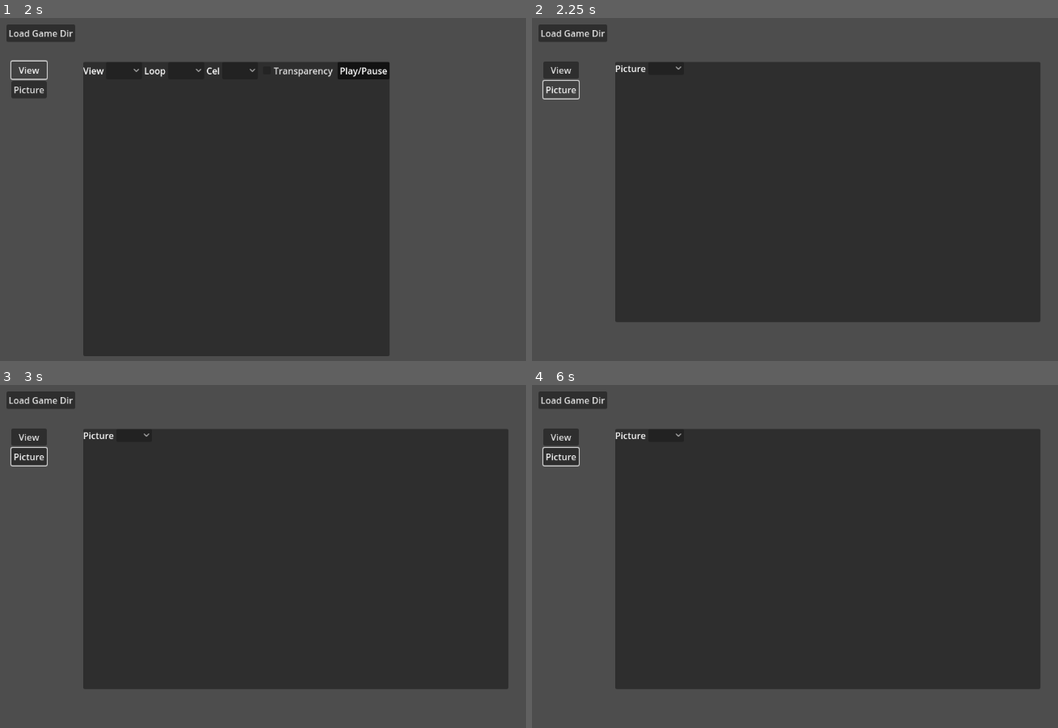
Above: before the commit, frames 1-4 (two rows, left to right).
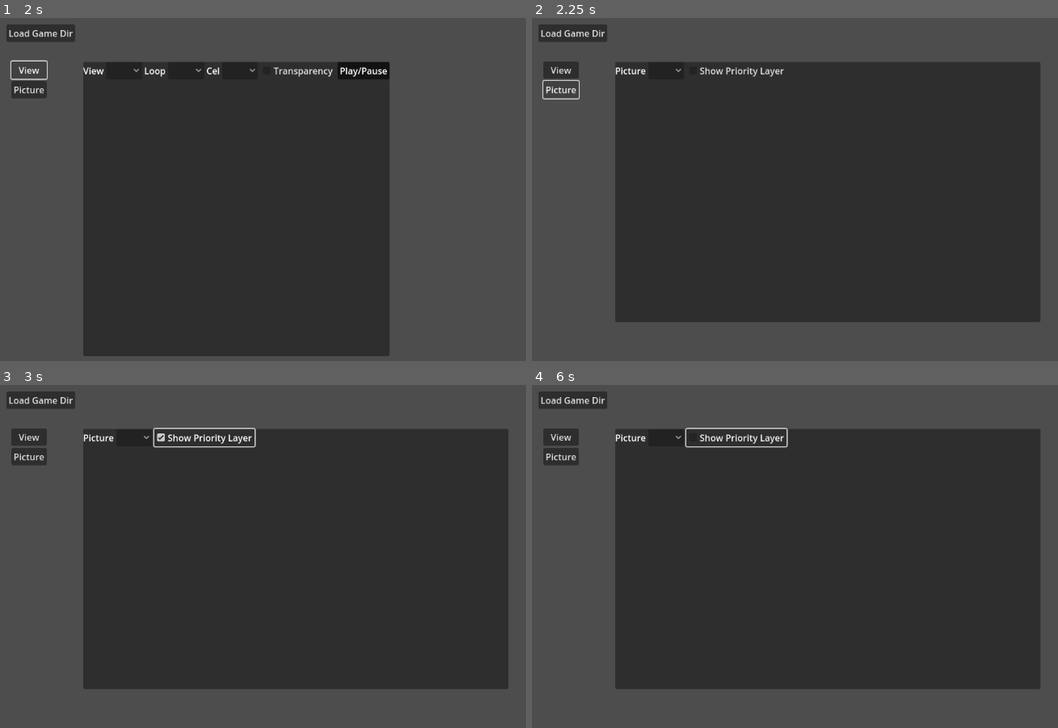
Above: after the commit, the same moments.

Repository: jastadj/agigodot
Game: Godot game, scene res://scenes/main/main.tscn
Same seed, same stepped clock (60 frames per second), same inputs: the game is played once before the commit and once after it.
Inputs (mouse positions are in pixels of both pictures, inside the frame that each line leads up to):
- Up to frame 1 (2 s): click "AGI Editor" at 0.5 s; click "View" at 1.25 s
- Up to frame 2 (2.25 s): click "Picture" at 2 s
- Up to frame 3 (3 s): click (205, 436) at 2.75 s, where only the run after the commit has a clickable "Show Priority Layer"
- Up to frame 4 (6 s): click "View" at 3.5 s; click "Transparency" at 4.25 s; click "Picture" at 5 s; click (737, 436) at 5.75 s, where only the run after the commit has a clickable "Show Priority Layer"

Frame 1 is identical in both runs. In frame 2, 0.3% of the frame differs, in the area x 15-48%, y 13-18%; in frame 3, 0.6%, in the area x 1-49%, y 12-24%; in frame 4, 0.6%.
Error in both runs: Invalid access of index '-1' on a base object of type: 'Array'. (res://system/agi/data/view.gd:24)

Commit message:
picture commands mostly impla

Diff:
--- a/scenes/agieditor/agieditor.tscn
+++ b/scenes/agieditor/agieditor.tscn
@@ -93,8 +93,17 @@
 custom_minimum_size = Vector2(64, 0)
 layout_mode = 2
 
+[node name="CheckBoxPriority" type="CheckBox" parent="CanvasLayer/ui/Tools/PictureViewer/PanelContainer/VBoxContainer/HBoxContainer"]
+layout_mode = 2
+text = "Show Priority Layer"
+
+[node name="TextureRectPicture" type="TextureRect" parent="CanvasLayer/ui/Tools/PictureViewer/PanelContainer/VBoxContainer"]
+layout_mode = 2
+stretch_mode = 2
+
 [connection signal="pressed" from="CanvasLayer/ui/VBoxContainer/ButtonLoadGameDir" to="." method="_on_button_load_game_dir_pressed"]
 [connection signal="dir_selected" from="CanvasLayer/ui/FileDialogGameDir" to="." method="_on_file_dialog_game_dir_dir_selected"]
 [connection signal="pressed" from="CanvasLayer/ui/VBoxContainer2/ButtonView" to="." method="_on_button_view_pressed"]
 [connection signal="pressed" from="CanvasLayer/ui/VBoxContainer2/ButtonPicture" to="." method="_on_button_picture_pressed"]
 [connection signal="item_selected" from="CanvasLayer/ui/Tools/PictureViewer/PanelContainer/VBoxContainer/HBoxContainer/OptionButtonPictures" to="CanvasLayer/ui/Tools/PictureViewer" method="_on_option_button_pictures_item_selected"]
+[connection signal="toggled" from="CanvasLayer/ui/Tools/PictureViewer/PanelContainer/VBoxContainer/HBoxContainer/CheckBoxPriority" to="CanvasLayer/ui/Tools/PictureViewer" method="_on_check_box_priority_toggled"]
--- a/scenes/agieditor/picture/picture_viewer.gd
+++ b/scenes/agieditor/picture/picture_viewer.gd
@@ -1,7 +1,20 @@
 extends Control
 
 @onready var picture_list = $PanelContainer/VBoxContainer/HBoxContainer/OptionButtonPictures
+@onready var picture_texturerect = $PanelContainer/VBoxContainer/TextureRectPicture
+@onready var priority_check_box = $PanelContainer/VBoxContainer/HBoxContainer/CheckBoxPriority
+
+# picture data
 var picture = null
+
+# picture image/texture
+var picture_texture:ImageTexture
+var priority_texture:ImageTexture
+var picture_image:Image
+var priority_image:Image
+
+
+var picture_scale:float = 4.0
 
 func _ready():
 
@@ -27,5 +40,38 @@
 	picture = Picture.load_picture(index)
 	picture_list.select(index)
 
+	_update_picture_image()
+
+func _update_picture_image():
+	if picture:
+		var pic = Picture.new()
+		var images = pic.get_images_from_picture(picture)
+
+		for image in images:
+			image.resize(AGI.AGI_WIDTH * picture_scale, AGI.AGI_HEIGHT * picture_scale, Image.INTERPOLATE_NEAREST)
+
+		picture_image = images[0]
+		priority_image = images[1]
+
+		picture_texture = ImageTexture.create_from_image(picture_image)
+		priority_texture = ImageTexture.create_from_image(priority_image)
+
+	else:
+		picture_texture = null
+		priority_texture = null
+
+	_update_picture_layer_view()
+
 func _on_option_button_pictures_item_selected(index):
 	_select_picture(index)
+
+func _update_picture_layer_view():
+
+	if !priority_check_box.button_pressed:
+		picture_texturerect.texture = picture_texture
+	else:
+		picture_texturerect.texture = priority_texture
+
+
+func _on_check_box_priority_toggled(button_pressed):
+	_update_picture_layer_view()
--- a/system/agi/data/picture.gd
+++ b/system/agi/data/picture.gd
@@ -1,5 +1,16 @@
 class_name Picture
 extends Node
+
+var _img_picture:Image = null
+var _img_priority:Image = null
+
+var _draw_picture_enabled:bool = false
+var _draw_priority_enabled:bool = false
+
+var _picture_color:Color = System.agi.colors[0]
+var _priority_color:Color = System.agi.colors[0]
+
+var _draw_pos:Vector2i = Vector2i(0,0)
 
 enum DRAW_CMD{
 
@@ -22,7 +33,6 @@
 	# ... xFB - 0xF				  # unused in most games
 }
 
-
 static func load_picture(picdir_index):
 
 	# picture dictionary description
@@ -42,7 +52,7 @@
 	###########
 	# DIR ENTRY
 
-	var picture = []
+	var picture = PackedByteArray()
 
 	# get offset
 	var pos = d_entry["o"]
@@ -56,19 +66,209 @@
 	# read picture commands from data until 0xff reached (end of picture)
 	while !vol.eof_reached():
 
-		# get draw command
-		var cmd = vol.get_8()
-
+		var byte:int = vol.get_8()
+
+		if byte == 0xff:
+			break
+
+		# add bytes to picture buffer
+		picture.append(byte)
+
+	# picture done
+	print("Loaded picture %d " % picdir_index, "with %d bytes" % picture.size())
+	return picture
+
+func get_images_from_picture(picture:PackedByteArray):
+
+	var pos:int = 0
+
+	# init variables
+	_picture_color = System.agi.colors[0]
+	_priority_color = System.agi.colors[0]
+	_draw_picture_enabled = false
+	_draw_priority_enabled = false
+	_draw_pos = Vector2i(0,0)
+
+	# init images
+	_img_picture = Image.create(AGI.AGI_WIDTH/2, AGI.AGI_HEIGHT, false, Image.FORMAT_RGBA8)
+	_img_priority = Image.create(AGI.AGI_WIDTH/2, AGI.AGI_HEIGHT, false, Image.FORMAT_RGBA8)
+	_img_picture.fill(System.agi.colors[15])
+	_img_priority.fill(System.agi.colors[4])
+
+	# run picture draw commands
+	while pos < picture.size():
+		print("pos:",pos)
+		var cmd:int = picture[pos] # command byte
+		var argc = 0 # arguments consumed for command, advances iterator
+
+		# DRAW COMMANDS
 		if cmd == DRAW_CMD.DRAW_COLOR:
-			picture.append(cmd)
-			picture.append(vol.get_8())
-			break
-		elif cmd == 0xff:
-			break
-		else:
-			printerr("Unhandled draw command 0x%x" % cmd)
-			continue
-
-	# picture done
-	print("Picture loaded with %d commands" % picture.size())
-	return picture
+			argc = 1
+			_draw_picture_enabled = true
+			_picture_color = System.agi.colors[picture[pos+1]]
+		elif cmd == DRAW_CMD.DISABLE_DRAW:
+			_draw_picture_enabled = false
+		elif cmd == DRAW_CMD.PRIORITY_DRAW_COLOR:
+			argc = 1
+			_draw_priority_enabled = true
+			_priority_color = System.agi.colors[picture[pos+1]]
+		elif cmd == DRAW_CMD.DISABLE_PRIORITY_DRAW:
+			_draw_priority_enabled = false
+		elif cmd == DRAW_CMD.DRAW_Y_CORNER or cmd == DRAW_CMD.DRAW_X_CORNER:
+			var draw_corners = true # flag to continue drawinging corners
+			var draw_y:bool = cmd == DRAW_CMD.DRAW_Y_CORNER # start with y or x dir?
+			_draw_pos = Vector2i(picture[pos+1], picture[pos+2])
+
+			argc = 2
+
+			# draw lines in alternating axis until a new draw cmd is found (>= 0xf0)
+			while draw_corners:
+
+				# end of picture data?
+				if pos + argc + 1 >= picture.size():
+					draw_corners = false
+					continue
+
+				# new draw command?
+				var byte:int = picture[pos + argc + 1]
+				if byte >= 0xf0: # cmd found, stop drawing
+					draw_corners = false
+					continue
+
+				if draw_y:
+					_draw_line(_draw_pos, Vector2(_draw_pos.x, byte))
+					draw_y = false
+				else:
+					_draw_line(_draw_pos, Vector2(byte, _draw_pos.y))
+					draw_y = true
+				argc += 1
+		elif cmd == DRAW_CMD.DRAW_LINE_ABSOLUTE:
+			var draw_lines:bool = true
+			_draw_pos = Vector2i(picture[pos+1], picture[pos+2])
+			argc += 2
+
+			while draw_lines:
+
+				# end of picture data?
+				if pos + argc + 1 >= picture.size():
+					draw_lines = false
+					continue
+				# new draw command?
+				var byte:int = picture[pos + argc + 1]
+				if byte >= 0xf0:
+					draw_lines = false
+					continue
+
+				# draw line to next two bytes (x,y)
+				var pos2 = Vector2i(picture[pos + argc + 1], picture[pos + argc + 2])
+				_draw_line(_draw_pos, pos2)
+				argc += 2
+		elif cmd == DRAW_CMD.DRAW_LINE_RELATIVE:
+			var draw_lines:bool = true
+			_draw_pos = Vector2i(picture[pos+1], picture[pos+2])
+			argc += 2
+
+			while draw_lines:
+
+				# end of picture data?
+				if pos + argc + 1 >= picture.size():
+					draw_lines = false
+					continue
+				# new draw command?
+				var byte:int = picture[pos + argc + 1]
+				if byte >= 0xf0:
+					draw_lines = false
+					continue
+
+				# get relative line byte info (rel offsets are -7 to 7)
+				var rel_x:int = (byte & 0x70) >> 4
+				var rel_y:int = byte & 0x7
+
+				# apply sign bit
+				if byte & 0x80:
+					rel_x *= -1
+				if byte & 0x08:
+					rel_y *= -1
+
+
+				argc += 1
+
+		elif cmd == DRAW_CMD.DRAW_FILL:
+			print("fill")
+		elif cmd == DRAW_CMD.PEN_SIZE_STYLE:
+			print("draw pen size & style")
+		elif cmd == DRAW_CMD.PEN_PLOT:
+			print("draw pen plot")
+		else:
+			#printerr("Picture unrecognized draw cmd: 0x%x" % cmd)
+			pass
+
+		# offset iterator by command and argument count
+		pos += 1 + argc
+
+	return [_img_picture, _img_priority]
+
+# draws a pixel at current draw_pos & current color
+# applied to both priority and picture images (if enabled)
+func _draw_pixel(pos:Vector2i):
+
+	if _draw_picture_enabled:
+		print("setting image pixel ", pos.x, ",",pos.y, " to color ", _picture_color)
+		_img_picture.set_pixel(pos.x, pos.y, _picture_color)
+
+	if _draw_priority_enabled:
+		_img_priority.set_pixel(pos.x, pos.y, _priority_color)
+
+	# set the current draw position here
+	_draw_pos = pos
+
+func _round(aNumber:float, dirn:float):
+	if dirn < 0:
+		if aNumber - floor(aNumber) <= 0.501:
+			return floor(aNumber)
+		else:
+			return ceil(aNumber)
+	# else
+	elif aNumber - floor(aNumber) < 0.499:
+		return floor(aNumber)
+	# otherwise
+	return ceil(aNumber)
+
+# draw a line from p1 to p2
+func _draw_line(p1:Vector2i, p2:Vector2i):
+
+	var height:int = p2.y - p1.y
+	var width:int = p2.x - p1.x
+	var x:float
+	var y:float
+	var addX:float = float(height)
+	var addY:float = float(width)
+
+	if height != 0:
+		addX = float(width) / float(abs(height))
+
+	if width != 0:
+		addY = float(height) / float(abs(width))
+
+	if abs(width) > abs(height):
+		y = p1.y
+		if width == 0:
+			addX = 0
+		else:
+			addX = float(width) / float(abs(width))
+		x = p1.x
+		while x != p2.x:
+			_draw_pixel(Vector2i(_round(x, addX), _round(y, addY)))
+			x += addX
+		_draw_pixel(Vector2i(p2.x, p2.y))
+	else:
+		x = p1.x
+		if height == 0:
+			addY = 0
+		else:
+			addY = float(height) / float(abs(height))
+		y = p1.y
+		while y != p2.y:
+			_draw_pixel(Vector2i(_round(x, addX), _round(y,addY)))
+			y += addY
+		_draw_pixel(Vector2i(p2.x, p2.y))
